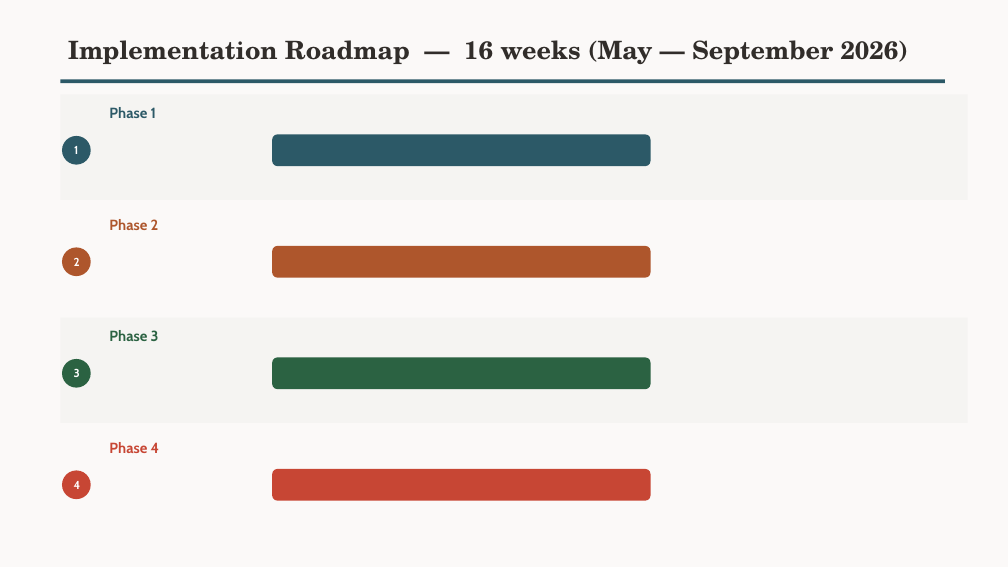
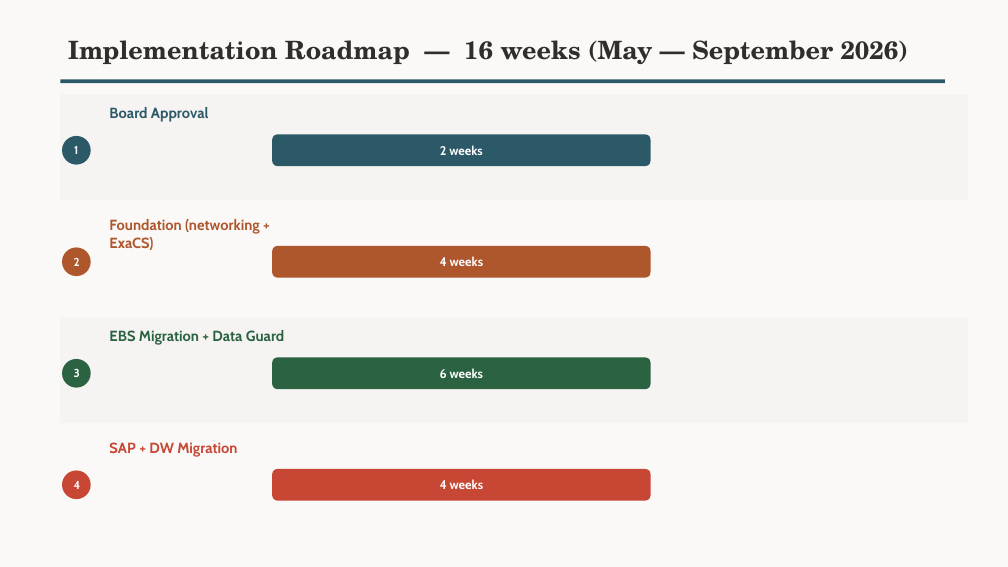
Before and after one commit to Diegoecab/oci-deal-accelerator, a slide deck: slide 8 of examples/output-demo-pharma-mx/opt08-business-case.pptx (slide 7 before the commit). Drawn at 1008x567 pixels with LibreOffice and Linux fonts; fonts in the diff are those of the drawing; background and template pictures are left out. Boxes give left, top, right and bottom in pixels: in the first picture for what was removed or moved away, otherwise in the second. Text is boxed around its words. In the diff, an @@ line names an element or a change of style, - is before the commit and + after.

```diff
--- a/examples/output-demo-pharma-mx/opt08-business-case.pptx
+++ b/examples/output-demo-pharma-mx/opt08-business-case.pptx
@@ text at (109,107,209,122): text changed @@
-Phase 1
+Board Approval
@@ text in rounded rectangle at (440,145,482,155): text added @@
+2 weeks
@@ text at (109,219,260,250): text changed @@
-Phase 2
+Foundation (networking + ExaCS)
@@ text in rounded rectangle at (440,256,483,266): text added @@
+4 weeks
@@ text at (109,330,284,345): text changed @@
-Phase 3
+EBS Migration + Data Guard
@@ text in rounded rectangle at (440,368,483,378): text added @@
+6 weeks
@@ text at (109,442,237,457): text changed @@
-Phase 4
+SAP + DW Migration
@@ text in rounded rectangle at (440,479,483,489): text added @@
+4 weeks
```
Also in this commit, not shown: 5 other slides changed, 2 slides added, 1 slide removed, 4 other files.
